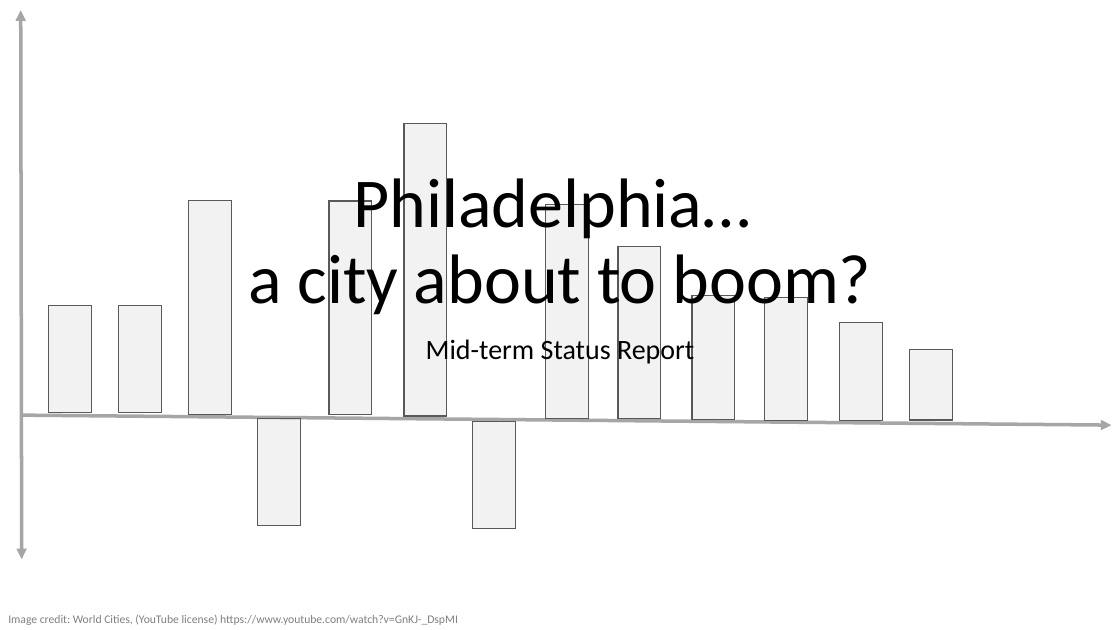
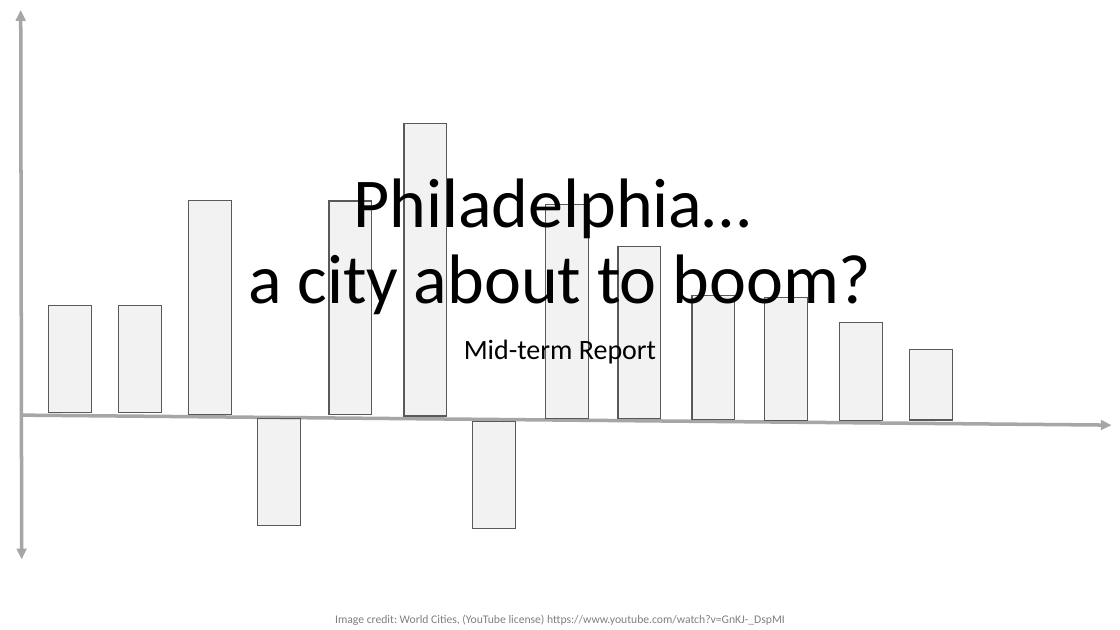
Before and after one commit to muftring/iu-datavis, a slide deck: slide 1 of project/mid-term-presentation.pptx. Drawn at 1120x630 pixels with LibreOffice and Linux fonts; fonts in the diff are those of the drawing; background and template pictures are left out. Boxes give left, top, right and bottom in pixels: in the first picture for what was removed or moved away, otherwise in the second. Text is boxed around its words. In the diff, an @@ line names an element or a change of style, - is before the commit and + after.

Commit message:
Mid-term presentation: added demographics, existing material (CCD, Brookings)

```diff
--- a/project/mid-term-presentation.pptx
+++ b/project/mid-term-presentation.pptx
@@ subtitle at (464, 336, 656, 366): text changed @@
-Mid-term Status Report
+Mid-term Report
@@ text "Image credit: World Cities, (YouTube ..." at (335, 615, 785, 625): alignment left to centre @@
```
Also in this commit, not shown: 4 other slides changed, 4 slides added, 4 slides removed, 8 other files.
